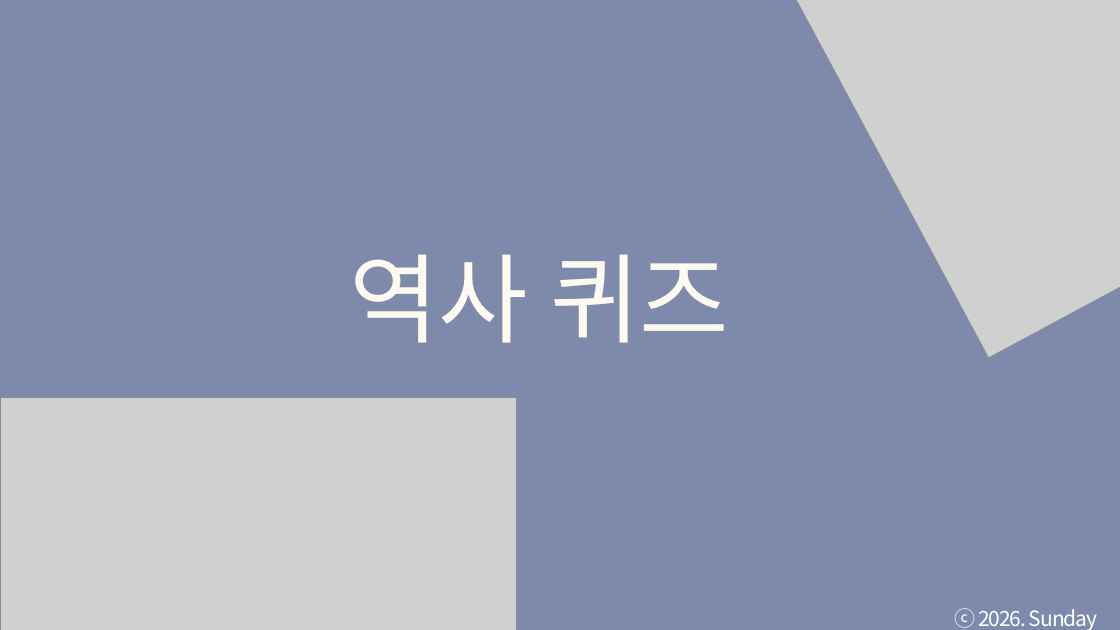
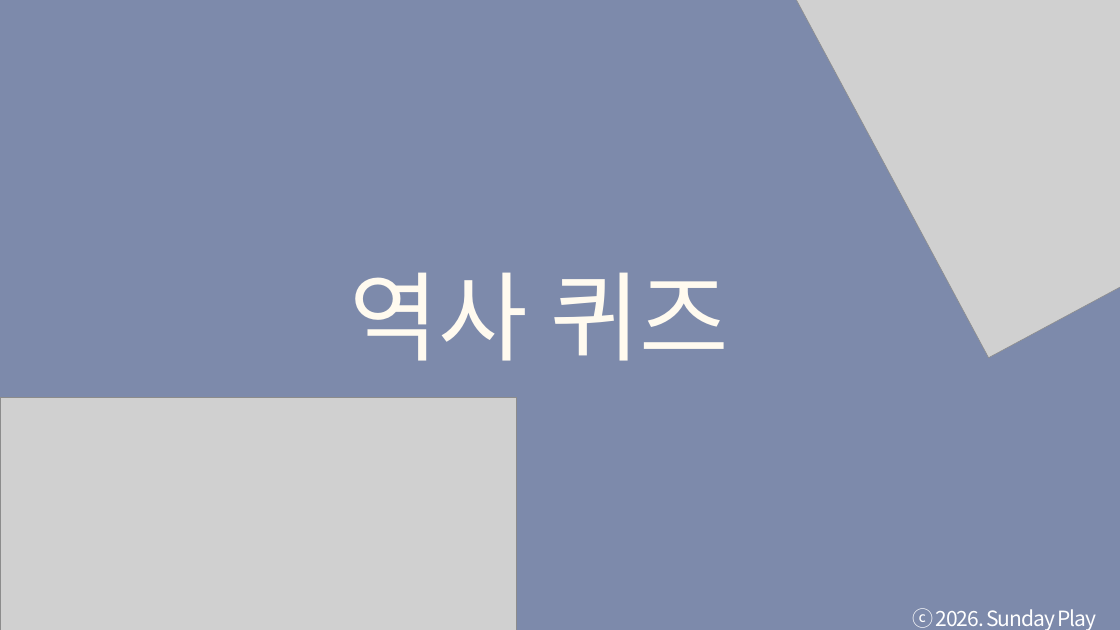
Before and after one commit to tkdgns25300/sunday_play, a slide deck: slide 4 of public/downloads/games/history-quiz/rules.pptx. Drawn at 1120x630 pixels with LibreOffice and Linux fonts; fonts in the diff are those of the drawing; grey boxes stand for pictures. Boxes give left, top, right and bottom in pixels: in the first picture for what was removed or moved away, otherwise in the second. Text is boxed around its words. In the diff, an @@ line names an element or a change of style, - is before the commit and + after.

```diff
--- a/public/downloads/games/history-quiz/rules.pptx
+++ b/public/downloads/games/history-quiz/rules.pptx
@@ text "역사 퀴즈": place and size @@
-text "역사 퀴즈" at <box>349,254,729,343</box>
+text "역사 퀴즈" at <box>349,272,729,361</box>
@@ text "역사 퀴즈" at <box>349,272,729,361</box>: font Arial to Noto Sans CJK KR @@
@@ text "ⓒ 2026. Sunday Play" rewrapped from <box>955,608,1098,630</box> to <box>912,608,1097,630</box> @@
```
Also in this commit, not shown: 44 other slides changed, 3 other files.
